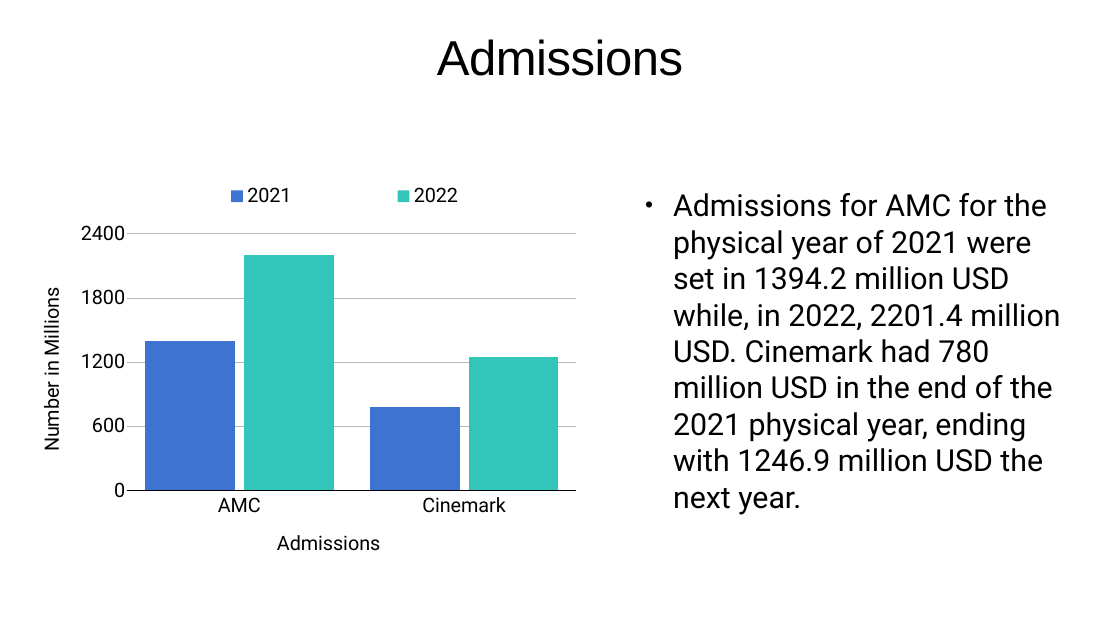
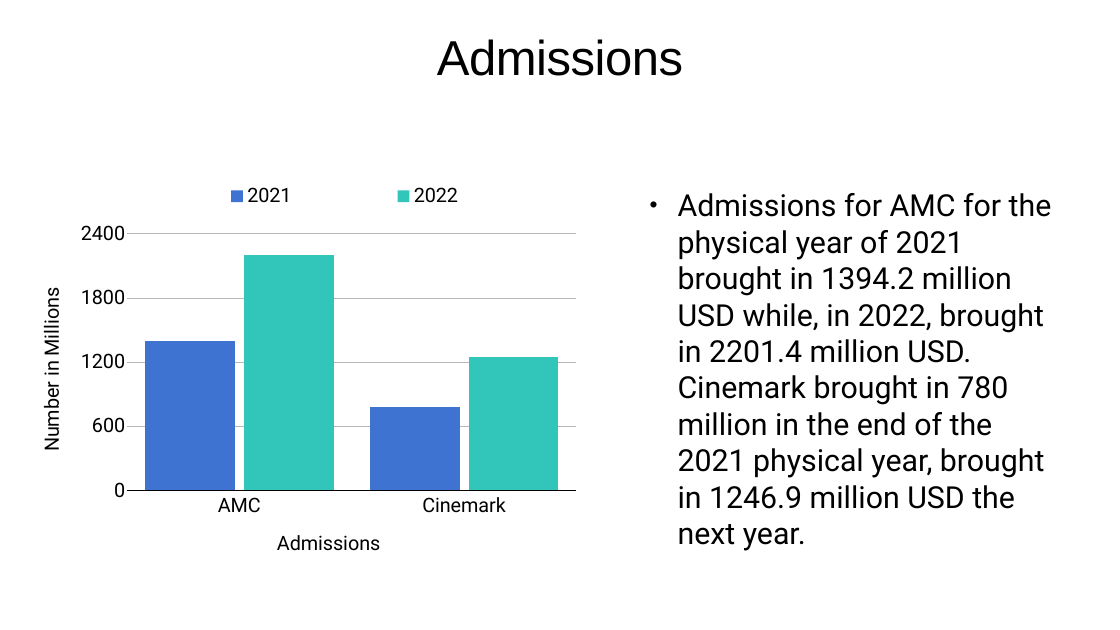
Before and after one commit to Jake-guerrero/Amc-v-Cinemark, a slide deck: slide 2 of Movies.pptx. Drawn at 1120x630 pixels with LibreOffice and Linux fonts; fonts in the diff are those of the drawing. Boxes give left, top, right and bottom in pixels: in the first picture for what was removed or moved away, otherwise in the second. Text is boxed around its words. In the diff, an @@ line names an element or a change of style, - is before the commit and + after.

```diff
--- a/Movies.pptx
+++ b/Movies.pptx
@@ text at (x1=678, y1=193, x2=1052, y2=551): text changed @@
-• Admissions for AMC for the physical year of 2021 were set in 1394.2 million USD while, in 2022, 2201.4 million USD. Cinemark had 780 million USD in the end of the 2021 physical year, ending with 1246.9 million USD the next year.
+• Admissions for AMC for the physical year of 2021 brought in 1394.2 million USD while, in 2022, brought in 2201.4 million USD. Cinemark brought in 780 million in the end of the 2021 physical year, brought in 1246.9 million USD the next year.
```
Also in this commit, not shown: 2 other slides changed, 2 other files.
